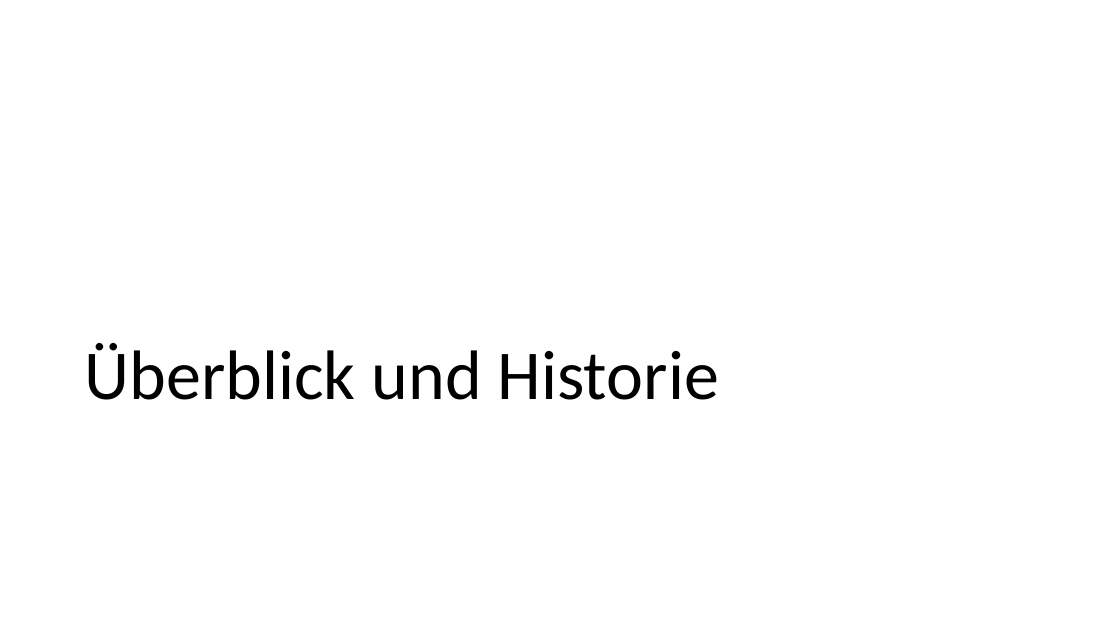
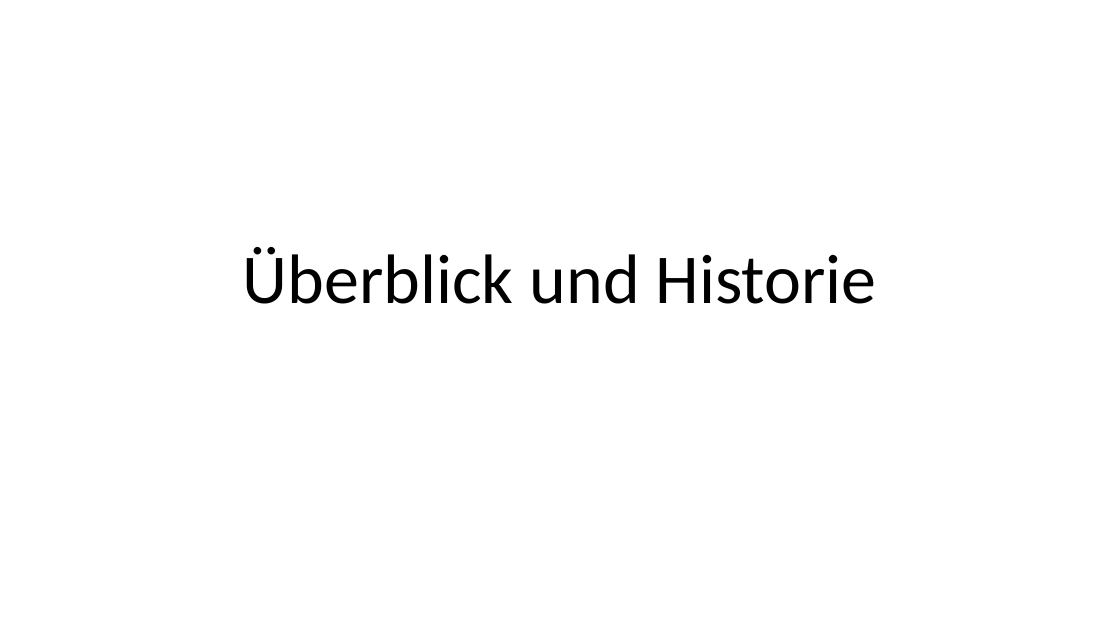
Before and after one commit to danielwagn3r/openid-workshop, a slide deck: slide 5 of OpenID Connect & OAuth.pptx (slide 3 before the commit). Drawn at 1120x630 pixels with LibreOffice and Linux fonts; fonts in the diff are those of the drawing. Boxes give left, top, right and bottom in pixels: in the first picture for what was removed or moved away, otherwise in the second. Text is boxed around its words. In the diff, an @@ line names an element or a change of style, - is before the commit and + after.

```diff
--- a/OpenID Connect & OAuth.pptx
+++ b/OpenID Connect & OAuth.pptx
@@ title "Überblick und Historie": place and size @@
-title "Überblick und Historie" at (85, 343, 719, 400)
+title "Überblick und Historie" at (243, 247, 877, 304)
@@ title "Überblick und Historie" at (243, 247, 877, 304): alignment left to centre @@
```
Also in this commit, not shown: 4 other slides changed, 3 slides added, 1 slide removed.
